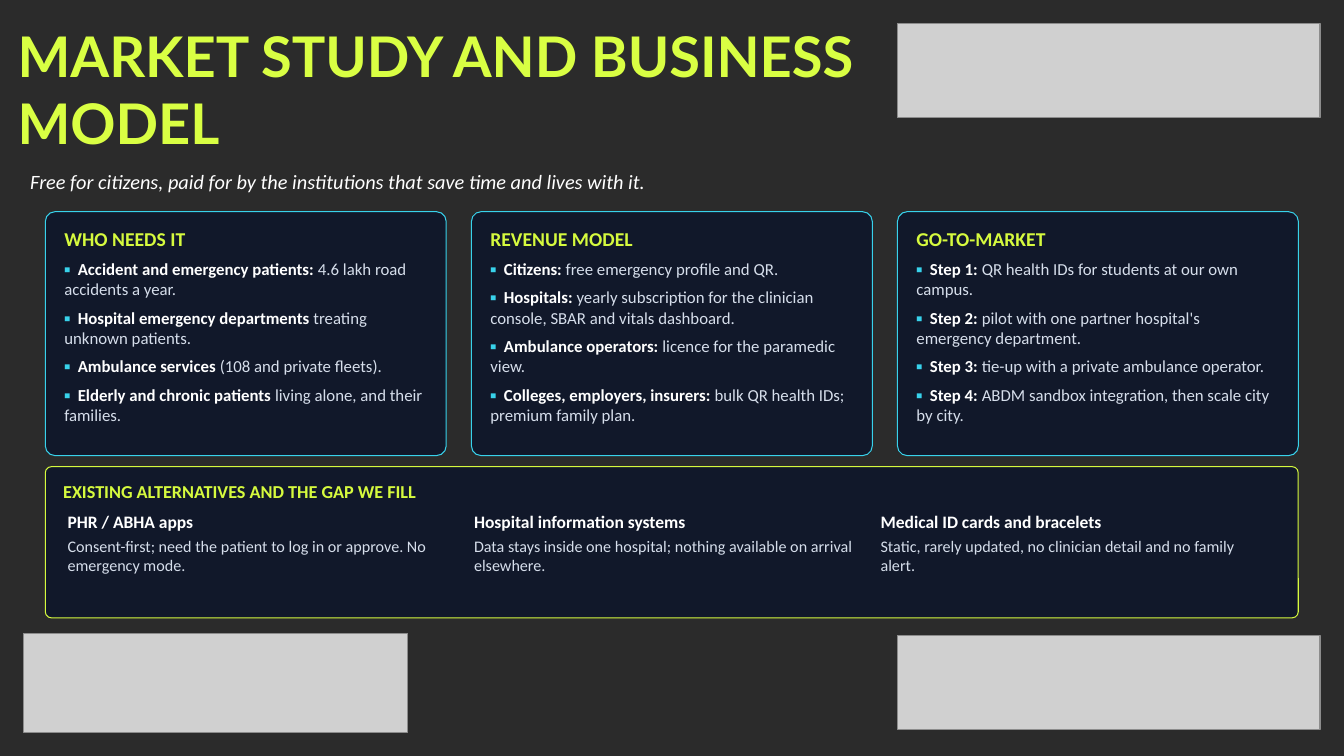
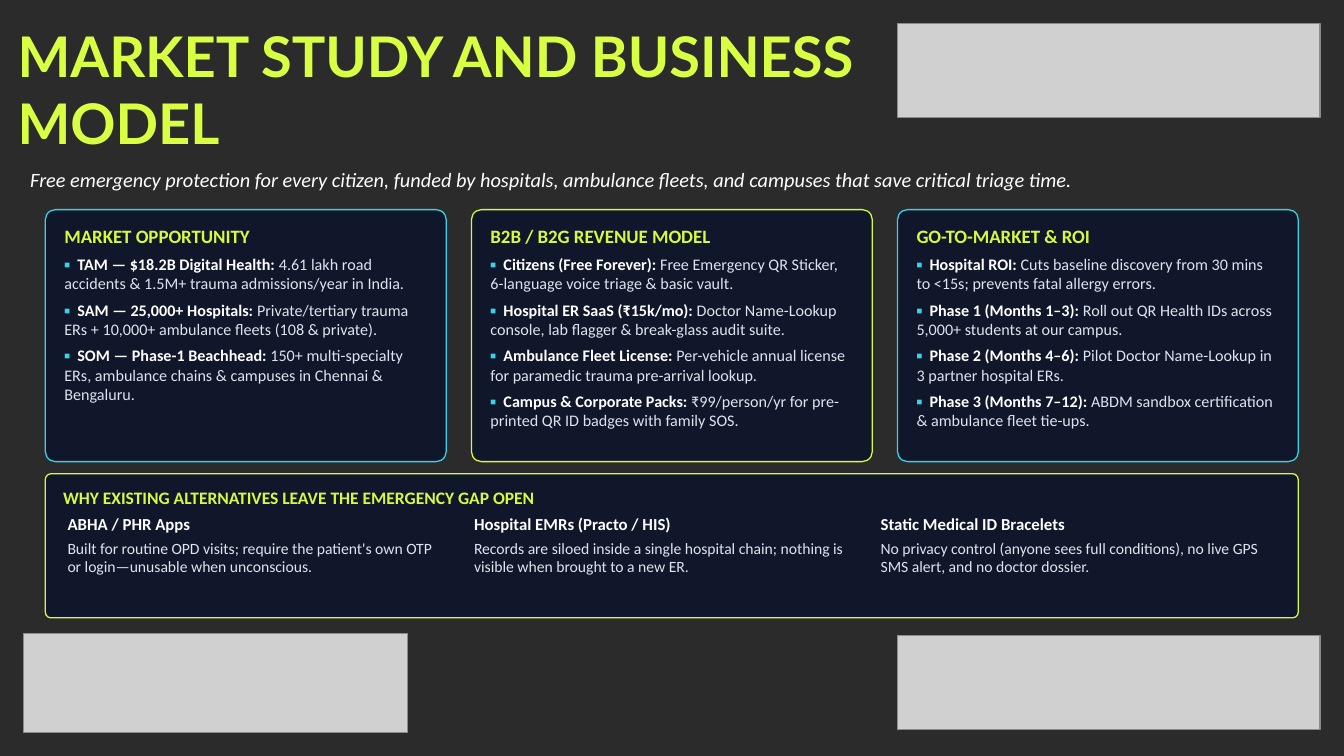
Before and after one commit to yogeshwaran2344/e-healthcare, a slide deck: slide 6 of Khacks_4.0_Proxy_Submission.pptx. Drawn at 1344x756 pixels with LibreOffice and Linux fonts; fonts in the diff are those of the drawing; grey boxes stand for pictures; background and template pictures are left out; a plain dark background stands for a picture behind light text. Boxes give left, top, right and bottom in pixels: in the first picture for what was removed or moved away, otherwise in the second. Text is boxed around its words. In the diff, an @@ line names an element or a change of style, - is before the commit and + after.

Commit message:
feat(hackathon): focus slides 3-7 on the 3 flagship features for K! Hacks 4.0

```diff
--- a/Khacks_4.0_Proxy_Submission.pptx
+++ b/Khacks_4.0_Proxy_Submission.pptx
@@ text at (30, 173, 1071, 191): text changed @@
-Free for citizens, paid for by the institutions that save time and lives with it.
+Free emergency protection for every citizen, funded by hospitals, ambulance fleets, and campuses that save critical triage time.
@@ rounded rectangle "MARKET OPPORTUNITY" at (45, 210, 447, 462): fill #0C142A at 82% opacity to #0C142A at 84% opacity; outline #38D2EB 0.75 pt to #38D2EB 0.9 pt @@
@@ rounded rectangle "MARKET OPPORTUNITY": place and size @@
-rounded rectangle "MARKET OPPORTUNITY" at (45, 212, 447, 456)
+rounded rectangle "MARKET OPPORTUNITY" at (45, 210, 447, 462)
@@ text in rounded rectangle at (64, 230, 408, 403): text changed; size 12 to 11.5 pt; text colour #D6DEEB to #DCE4F0; bold off @@
-WHO NEEDS IT
-▪ Accident and emergency patients: 4.6 lakh road accidents a year.
-▪ Hospital emergency departments treating unknown patients.
-▪ Ambulance services (108 and private fleets).
-▪ Elderly and chronic patients living alone, and their families.
+MARKET OPPORTUNITY
+▪ TAM — $18.2B Digital Health: 4.61 lakh road accidents & 1.5M+ trauma admissions/year in India.
+▪ SAM — 25,000+ Hospitals: Private/tertiary trauma ERs + 10,000+ ambulance fleets (108 & private).
+▪ SOM — Phase-1 Beachhead: 150+ multi-specialty ERs, ambulance chains & campuses in Chennai & Bengaluru.
@@ rounded rectangle "B2B / B2G REVENUE MODEL": place and size @@
-rounded rectangle "B2B / B2G REVENUE MODEL" at (472, 212, 873, 456)
+rounded rectangle "B2B / B2G REVENUE MODEL" at (472, 210, 873, 462)
@@ rounded rectangle "B2B / B2G REVENUE MODEL" at (472, 210, 873, 462): fill #0C142A at 82% opacity to #0C142A at 84% opacity; outline #38D2EB 0.75 pt to #D6FA3E 0.9 pt @@
@@ text in rounded rectangle at (490, 230, 845, 429): text changed; size 12 to 11.5 pt; text colour #D6DEEB to #DCE4F0 @@
-REVENUE MODEL
-▪ Citizens: free emergency profile and QR.
-▪ Hospitals: yearly subscription for the clinician console, SBAR and vitals dashboard.
-▪ Ambulance operators: licence for the paramedic view.
-▪ Colleges, employers, insurers: bulk QR health IDs; premium family plan.
+B2B / B2G REVENUE MODEL
+▪ Citizens (Free Forever): Free Emergency QR Sticker, 6-language voice triage & basic vault.
+▪ Hospital ER SaaS (₹15k/mo): Doctor Name-Lookup console, lab flagger & break-glass audit suite.
+▪ Ambulance Fleet License: Per-vehicle annual license for paramedic trauma pre-arrival lookup.
+▪ Campus & Corporate Packs: ₹99/person/yr for pre-printed QR ID badges with family SOS.
@@ rounded rectangle "GO-TO-MARKET & ROI": place and size @@
-rounded rectangle "GO-TO-MARKET & ROI" at (897, 212, 1299, 456)
+rounded rectangle "GO-TO-MARKET & ROI" at (897, 210, 1299, 462)
@@ rounded rectangle "GO-TO-MARKET & ROI" at (897, 210, 1299, 462): fill #0C142A at 82% opacity to #0C142A at 84% opacity; outline #38D2EB 0.75 pt to #38D2EB 0.9 pt @@
@@ text in rounded rectangle at (917, 230, 1273, 429): text changed; size 12 to 11.5 pt; text colour #D6DEEB to #DCE4F0 @@
-GO-TO-MARKET
-▪ Step 1: QR health IDs for students at our own campus.
-▪ Step 2: pilot with one partner hospital's emergency department.
-▪ Step 3: tie-up with a private ambulance operator.
-▪ Step 4: ABDM sandbox integration, then scale city by city.
+GO-TO-MARKET & ROI
+▪ Hospital ROI: Cuts baseline discovery from 30 mins to <15s; prevents fatal allergy errors.
+▪ Phase 1 (Months 1–3): Roll out QR Health IDs across 5,000+ students at our campus.
+▪ Phase 2 (Months 4–6): Pilot Doctor Name-Lookup in 3 partner hospital ERs.
+▪ Phase 3 (Months 7–12): ABDM sandbox certification & ambulance fleet tie-ups.
@@ rounded rectangle "WHY EXISTING ALTERNATIVES LEAVE THE ...": place and size @@
-rounded rectangle "WHY EXISTING ALTERNATIVES LEAVE THE ..." at (45, 467, 1299, 618)
+rounded rectangle "WHY EXISTING ALTERNATIVES LEAVE THE ..." at (45, 474, 1299, 618)
@@ rounded rectangle "WHY EXISTING ALTERNATIVES LEAVE THE ..." at (45, 474, 1299, 618): fill #0C142A at 82% opacity to #0C142A at 84% opacity; outline #D6FA3E 0.75 pt to #D6FA3E 0.9 pt @@
@@ text in rounded rectangle at (63, 492, 534, 504): text changed; size 13 to 12.5 pt @@
-EXISTING ALTERNATIVES AND THE GAP WE FILL
+WHY EXISTING ALTERNATIVES LEAVE THE EMERGENCY GAP OPEN
@@ text at (68, 519, 432, 575): text changed; size 11.5 to 11.2 pt; text colour #D6DEEB to #DCE4F0 @@
-PHR / ABHA apps
-Consent-first; need the patient to log in or approve. No emergency mode.
+ABHA / PHR Apps
+Built for routine OPD visits; require the patient's own OTP or login—unusable when unconscious.
@@ text at (474, 518, 843, 575): text changed; size 11.5 to 11.2 pt; text colour #D6DEEB to #DCE4F0 @@
-Hospital information systems
-Data stays inside one hospital; nothing available on arrival elsewhere.
+Hospital EMRs (Practo / HIS)
+Records are siloed inside a single hospital chain; nothing is visible when brought to a new ER.
@@ text at (881, 518, 1258, 574): text changed; size 11.5 to 11.2 pt; text colour #D6DEEB to #DCE4F0 @@
-Medical ID cards and bracelets
-Static, rarely updated, no clinician detail and no family alert.
+Static Medical ID Bracelets
+No privacy control (anyone sees full conditions), no live GPS SMS alert, and no doctor dossier.
```
Also in this commit, not shown: 6 other slides changed, 1 other file.
